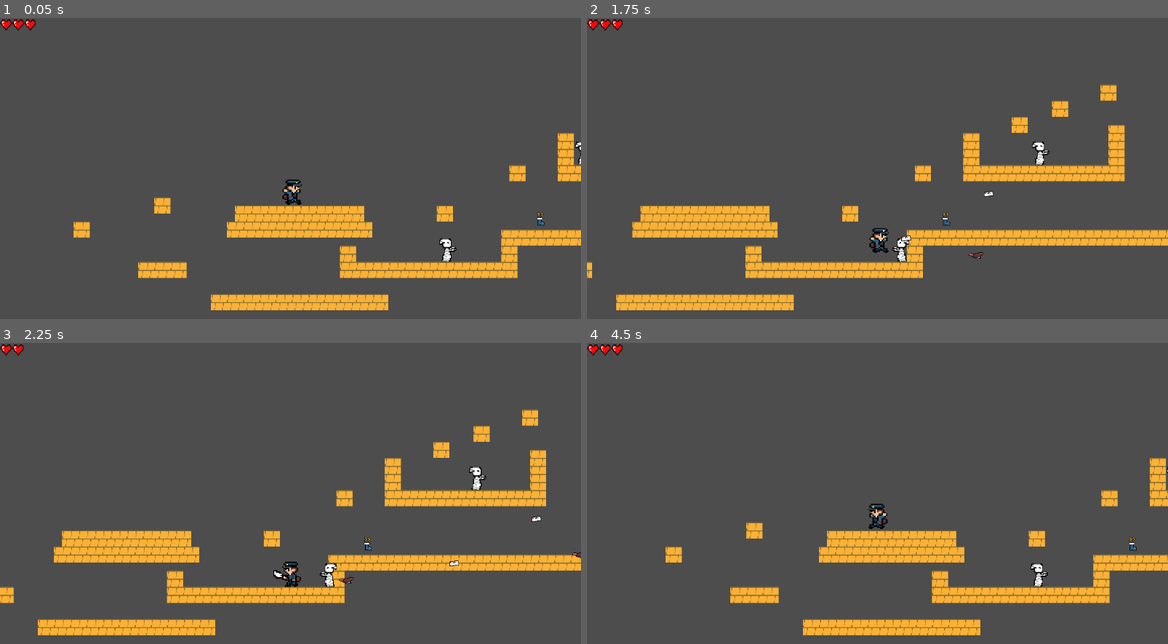
Above: before the commit, frames 1-4 (two rows, left to right).
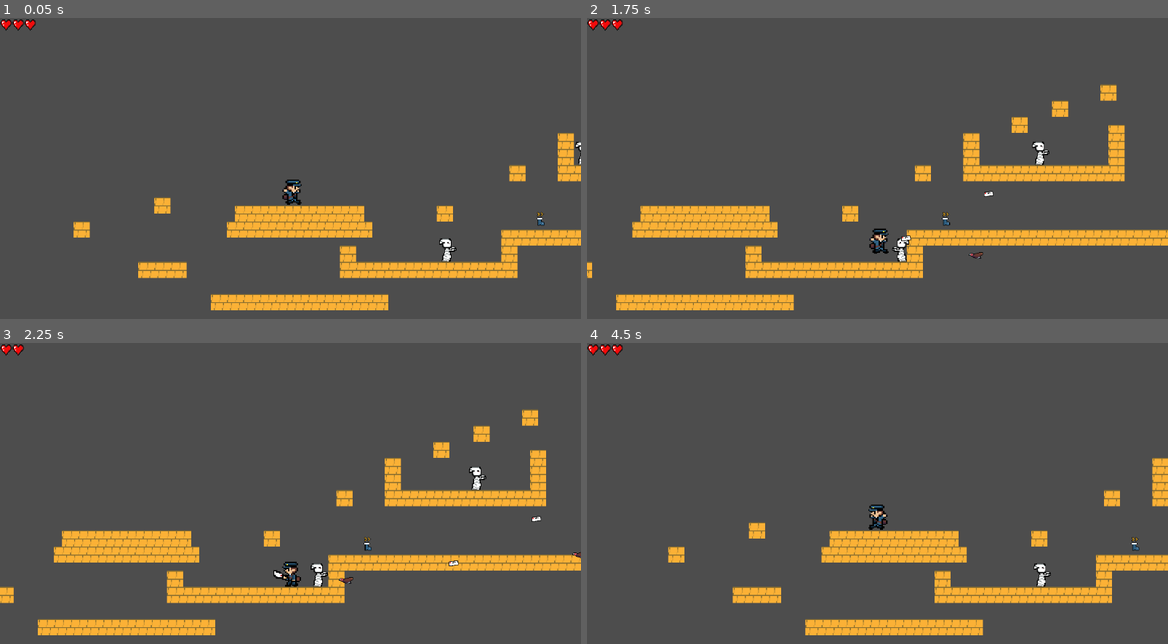
Above: after the commit, the same moments.

Repository: Suukhii/Delivery-through-time
Game: Godot game, scene res://scenes/game.tscn
Two runs of this game, one before a commit and one after it. Both use one fixed random seed, a clock stepped at 60 frames per second and the inputs below.
Inputs:
- Up to frame 1 (0.05 s): no input
- Up to frame 2 (1.75 s): hold K (shoot_player_projectile) 0.53-1.28 s; hold Right (move_right) from 0.53 s (still down); tap Space (jump) at 0.77, 1.52 s; tap K (shoot_player_projectile) at 1.35 s
- Up to frame 3 (2.25 s): release Right (move_right) at 2.03 s; hold Left (move_left) from 2.03 s (still down); hold K (shoot_player_projectile) from 2.03 s (still down)
- Up to frame 4 (4.5 s): release Left (move_left) at 2.78 s; release K (shoot_player_projectile) at 2.78 s; hold Right (move_right) 2.78-4.28 s; tap K (shoot_player_projectile) at 2.85, 4.35 s; tap Space (jump) at 3.02, 3.77 s; hold K (shoot_player_projectile) 3.53-4.28 s; hold Left (move_left) from 4.28 s (still down)

Frame 1 is identical in both runs. In frame 2, 0.1% of the frame differs, in the area x 48-63%, y 64-79%; in frame 3, 0.3%; in frame 4, 2.4%, in the area x 13-100%, y 38-98%.

Commit message:
random stuff

Diff:
--- a/scenes/enemy.tscn
+++ b/scenes/enemy.tscn
@@ -4,7 +4,7 @@
 [ext_resource type="Texture2D" uid="uid://btfou334tm0io" path="res://assets/sprites/mummy.png" id="2_md0e3"]
 
 [sub_resource type="RectangleShape2D" id="RectangleShape2D_md0e3"]
-size = Vector2(23.875, 41.25)
+size = Vector2(34, 41.25)
 
 [sub_resource type="AtlasTexture" id="AtlasTexture_md0e3"]
 atlas = ExtResource("2_md0e3")
@@ -52,7 +52,7 @@
 [node name="DetectionArea" type="Area2D" parent="."]
 
 [node name="CollisionShape2D" type="CollisionShape2D" parent="DetectionArea"]
-position = Vector2(21.0625, -23.375)
+position = Vector2(22, -23.375)
 shape = SubResource("RectangleShape2D_md0e3")
 
 [node name="RayCastRight" type="RayCast2D" parent="."]
--- a/scenes/game.tscn
+++ b/scenes/game.tscn
@@ -12,7 +12,7 @@
 texture = ExtResource("2_yqjtg")
 0:0/size_in_atlas = Vector2i(2, 2)
 0:0/0 = 0
-0:0/0/physics_layer_0/polygon_0/points = PackedVector2Array(-16.1873, -15.8276, 16.5688, -15.9315, 16.2502, 15.9315, -15.9315, 16.2502)
+0:0/0/physics_layer_0/polygon_0/points = PackedVector2Array(-16, -16, 16, -16, 16, 16, -16, 16)
 
 [sub_resource type="TileSet" id="TileSet_lbhrr"]
 physics_layer_0/collision_layer = 1
--- a/scripts/enemy.gd
+++ b/scripts/enemy.gd
@@ -12,6 +12,7 @@
 	if ray_cast_right.is_colliding():
 		direction = -1
 		animated_sprite.flip_h = true
+
 	if ray_cast_left.is_colliding():
 		direction = 1
 		animated_sprite.flip_h = false
--- a/scripts/player_projectile.gd
+++ b/scripts/player_projectile.gd
@@ -19,9 +19,3 @@
 
 func _on_visible_on_screen_notifier_2d_screen_exited() -> void:
 	queue_free()
-
-func _on_area_entered(area: Area2D) -> void:
-	if area.is_in_group("Enemy"):
-		if area.has_method("take_damage"):
-			area.take_damage(damage)
-		queue_free()
